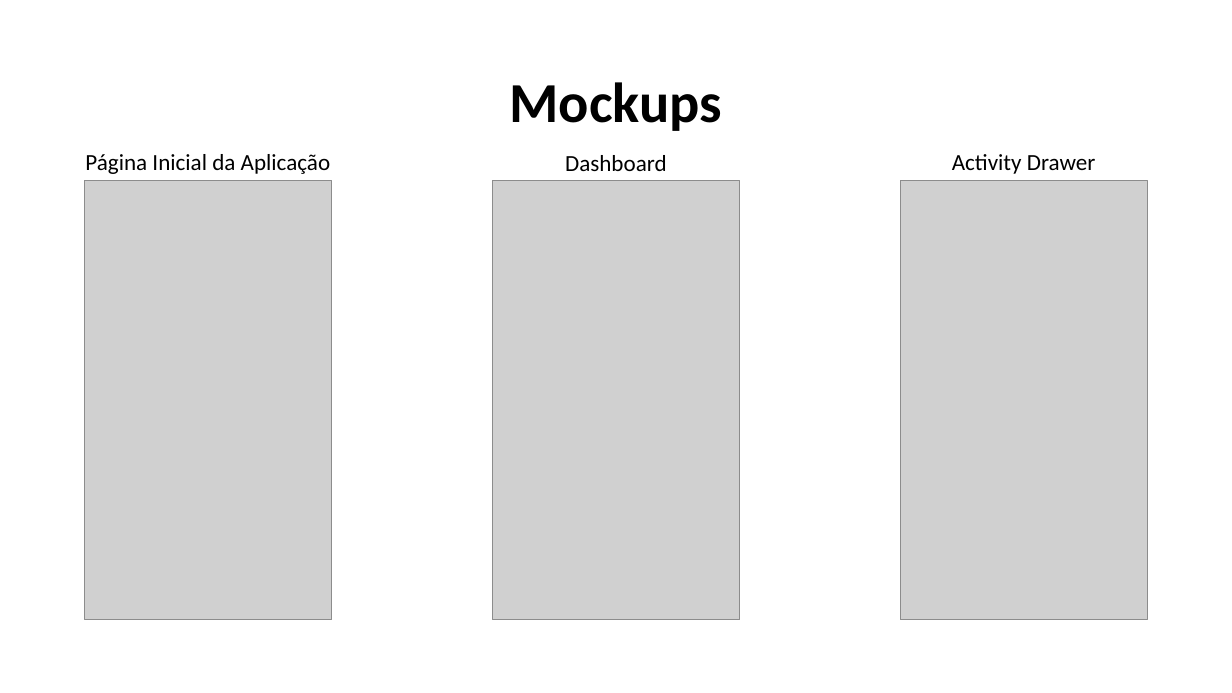
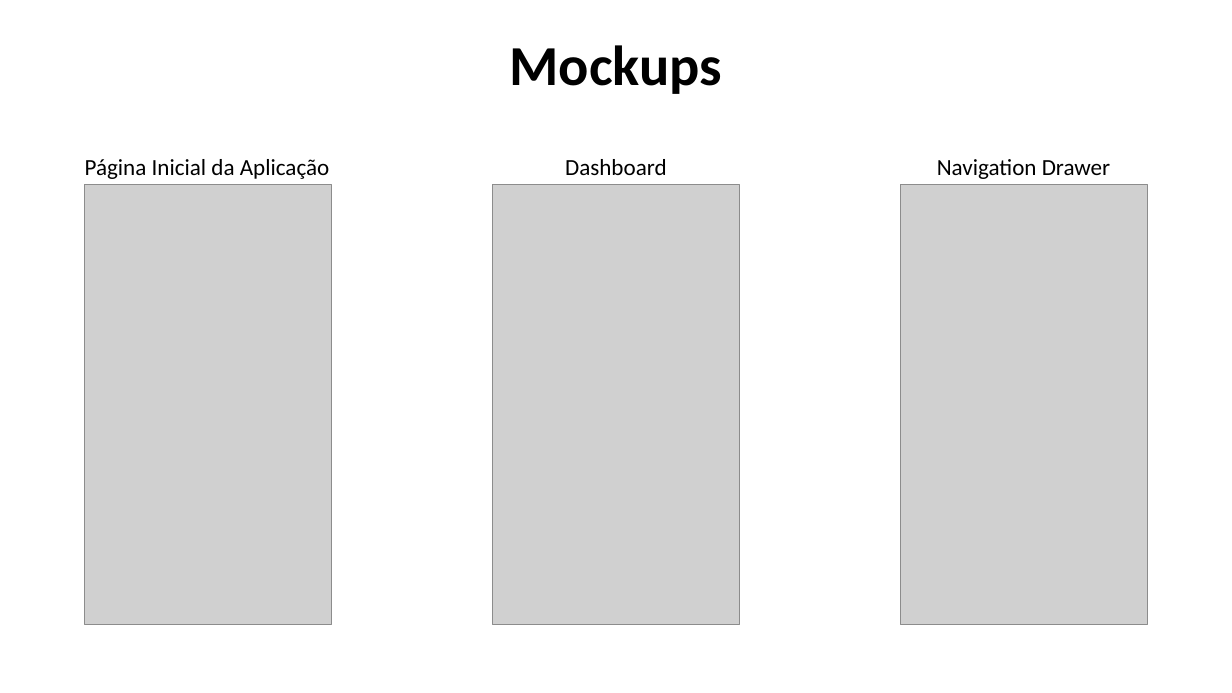
Before and after one commit to 2180622/IPL_PSI_ProjetoFinal_SARAMAGO, a slide deck: slide 6 of Documentacao/Especificacao_Sistema_Informacao/AndroidPowerPoint.pptx. Drawn at 1232x693 pixels with LibreOffice and Linux fonts; fonts in the diff are those of the drawing; grey boxes stand for pictures. Boxes give left, top, right and bottom in pixels: in the first picture for what was removed or moved away, otherwise in the second. Text is boxed around its words. In the diff, an @@ line names an element or a change of style, - is before the commit and + after.

Commit message:
Update do Powerpoint (~50%)

```diff
--- a/Documentacao/Especificacao_Sistema_Informacao/AndroidPowerPoint.pptx
+++ b/Documentacao/Especificacao_Sistema_Informacao/AndroidPowerPoint.pptx
@@ title "Mockups": place and size @@
-title "Mockups" at bbox=[510, 82, 723, 131]
+title "Mockups" at bbox=[510, 45, 723, 94]
@@ text at bbox=[937, 159, 1111, 179]: text changed @@
-Activity Drawer
+Navigation Drawer
@@ 3 pictures, 2 texts: place and size @@
-3 pictures, 2 texts at bbox=[85, 154, 1148, 620]
+3 pictures, 2 texts at bbox=[85, 159, 1148, 625]
```
Also in this commit, not shown: 6 slides added, 2 slides removed.
